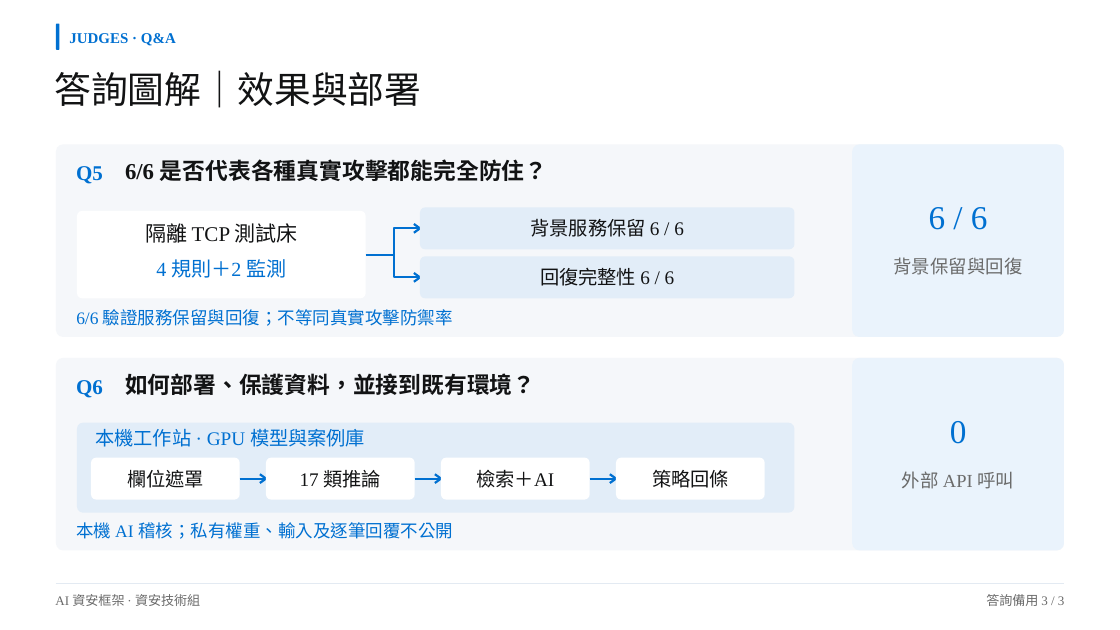
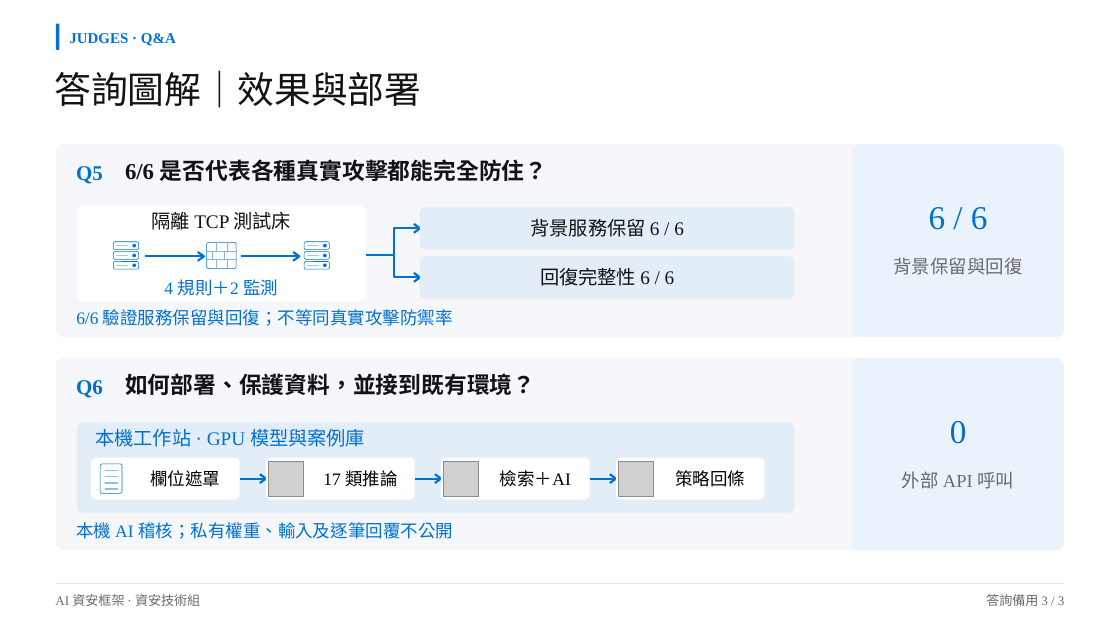
Before and after one commit to Lily09-project/innoserve-competition, a slide deck: slide 12 of deliverables/決賽簡報_AI資安框架.pptx. Drawn at 1120x630 pixels with LibreOffice and Linux fonts; fonts in the diff are those of the drawing; grey boxes stand for pictures. Boxes give left, top, right and bottom in pixels: in the first picture for what was removed or moved away, otherwise in the second. Text is boxed around its words. In the diff, an @@ line names an element or a change of style, - is before the commit and + after.

```diff
--- a/deliverables/決賽簡報_AI資安框架.pptx
+++ b/deliverables/決賽簡報_AI資安框架.pptx
@@ rounded rectangle: place and size @@
-rounded rectangle at [77,211,366,298]
+rounded rectangle at [77,206,366,302]
@@ rounded rectangle at [77,206,366,302]: proportions changed @@
@@ text "隔離 TCP 測試床": place and size @@
-text "隔離 TCP 測試床" at [145,223,298,243]
+text "隔離 TCP 測試床" at [152,212,292,230]
@@ text "隔離 TCP 測試床" at [152,212,292,230]: size 18 to 16.5 pt @@
@@ text "4 規則＋2 監測": place and size @@
-text "4 規則＋2 監測" at [156,259,286,278]
+text "4 規則＋2 監測" at [164,279,278,296]
@@ text "4 規則＋2 監測" at [164,279,278,296]: size 17.2 to 15 pt @@
@@ text "欄位遮罩": place and size @@
-text "欄位遮罩" at [127,470,204,488]
+text "欄位遮罩" at [150,470,220,487]
@@ size 16.5 to 15 pt, text colour #121314 to #000000 in 4 elements at [500,470,571,487], [675,470,745,487], [150,470,220,487], [323,470,397,487] @@
@@ text "17 類推論": place and size @@
-text "17 類推論" at [300,470,382,488]
+text "17 類推論" at [323,470,397,487]
@@ text "檢索＋AI": place and size @@
-text "檢索＋AI" at [476,469,554,488]
+text "檢索＋AI" at [500,470,571,487]
@@ group added at [100,242,654,497]: 22 freeform shapes, 8 rounded rectangles, 6 ellipses, 3 pictures @@
@@ text "策略回條": place and size @@
-text "策略回條" at [652,470,729,488]
+text "策略回條" at [675,470,745,487]
```
Also in this commit, not shown: 8 other slides changed, 16 other files.
